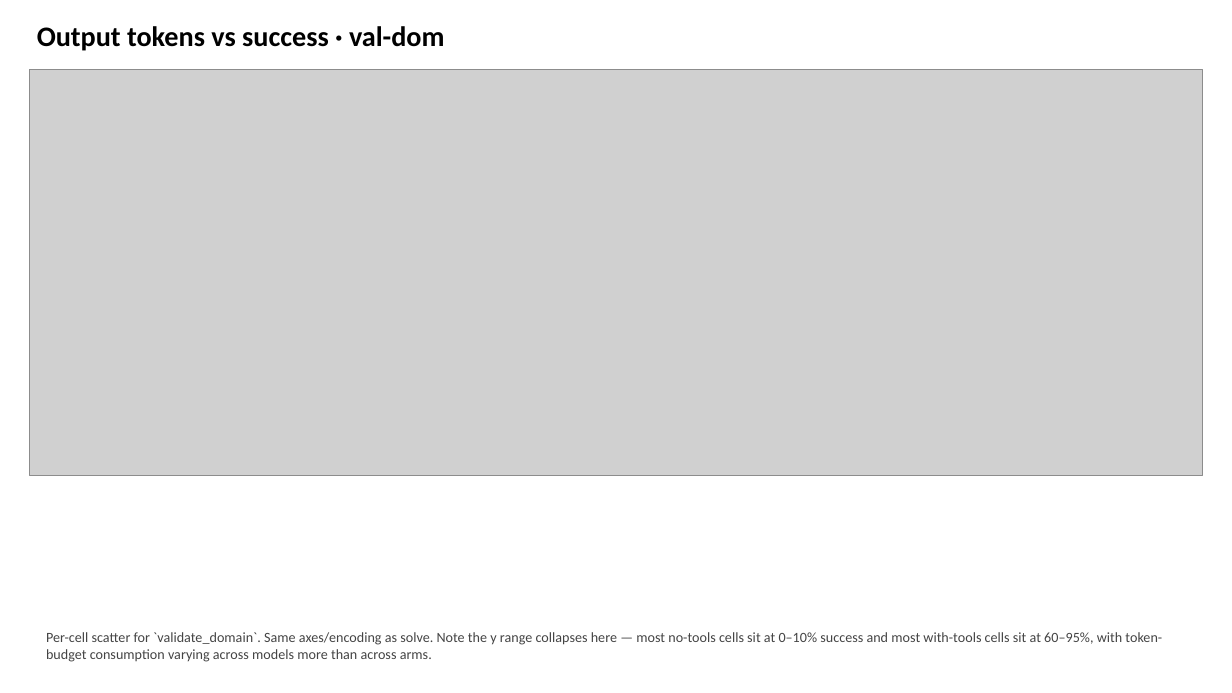
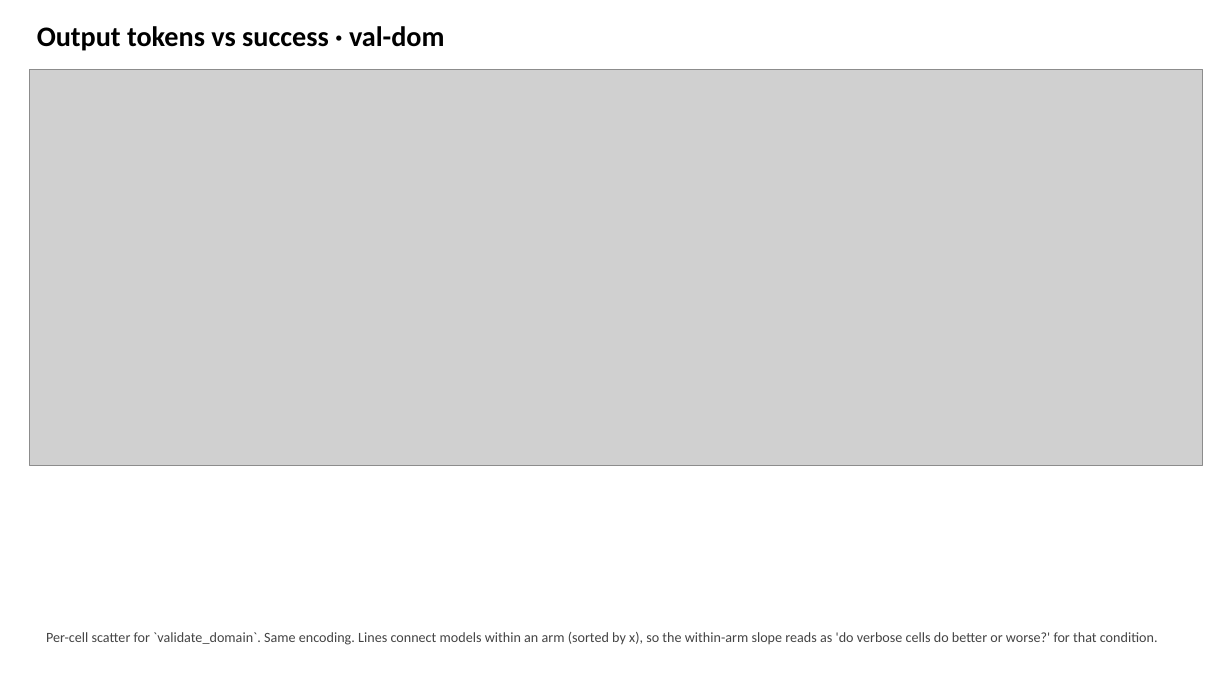
Before and after one commit to SPL-BGU/pddl-copilot-experiments, a slide deck: slide 22 of checkpoints/sweep5-live/pddl_copilot_sweep5_live.pptx. Drawn at 1232x693 pixels with LibreOffice and Linux fonts; fonts in the diff are those of the drawing; grey boxes stand for pictures. Boxes give left, top, right and bottom in pixels: in the first picture for what was removed or moved away, otherwise in the second. Text is boxed around its words. In the diff, an @@ line names an element or a change of style, - is before the commit and + after.

Commit message:
analyzer: add tokens-vs-success per-cell scatter slides to deck
Five new slides (one per task) plot median completion tokens vs success%
on a 1x2 (think off/on) grid. Color = arm, marker shape = model; per-arm
lines connect models sorted by x so each line traces the within-arm
correlation between cell verbosity and success across model sizes.

Per-cell aggregation avoids the within-cell difficulty + truncation-cliff
confounds of a binned-by-token curve. Wilson 95% CIs on success%; medians
reuse the existing _completion_median path so the new slides stay
consistent with the bar-chart token slides.

```diff
--- a/checkpoints/sweep5-live/pddl_copilot_sweep5_live.pptx
+++ b/checkpoints/sweep5-live/pddl_copilot_sweep5_live.pptx
@@ picture: place and size @@
-picture at (30, 69, 1203, 476)
+picture at (30, 69, 1203, 465)
@@ text at (46, 632, 1158, 645): text changed @@
-Per-cell scatter for `validate_domain`. Same axes/encoding as solve. Note the y range collapses here — most no-tools cells sit at 0–10% success and most with-tools cells sit at 60–95%, with token-budget consumption varying across models more than across arms.
+Per-cell scatter for `validate_domain`. Same encoding. Lines connect models within an arm (sorted by x), so the within-arm slope reads as 'do verbose cells do better or worse?' for that condition.
```
Also in this commit, not shown: 4 other slides changed, 1 other file.
